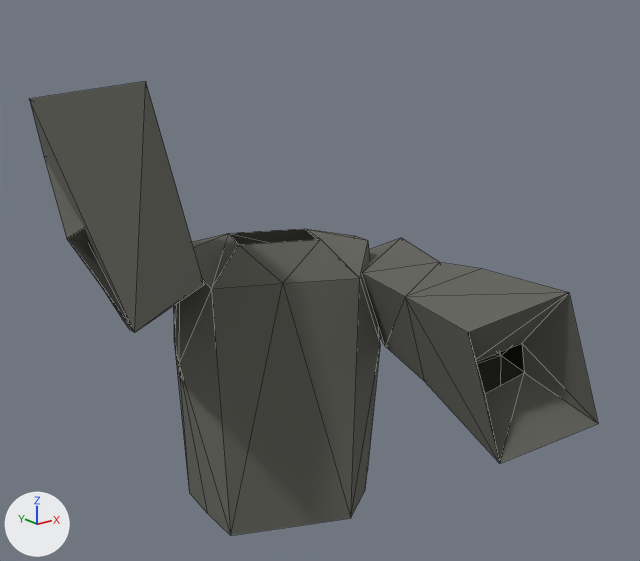
The glTF model models/player_ghostly_robe.glb as it was, and as the next commit left it.
The view is the same before and after, from a camera (50 mm lens) standing at (-86.0, -120.8, 201.0) and looking at (-1.7, -15.5, 158.9). Arrows for +X, +Y and +Z are at lower left; the lights stay in place. The picture after the commit comes second. Both versions are drawn at full value of the shape key '92' of 'Mesh_0'; the numbers are the values there. Mesh edges are drawn as thin lines.
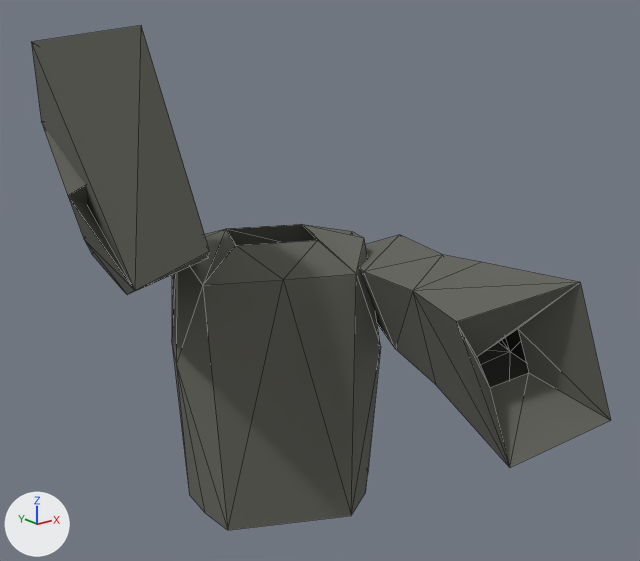
Where the change shows, as pixel boxes (x1, y1, x2, y2) in the pictures (640 x 561 px):
'Mesh_0', reshaped, moved, rescaled (11% taller)
    before: (29, 81, 598, 535)
    after: (31, 26, 611, 530)

What changed in the scene script:
```text
Change me_mesh_0:
    used by ob_mesh_0; location = (-0.5, -22.7, 57.9); scale = (172.0, 172.0, 172.0)
    remove me_mesh_0.from_pydata(...)  # 75 vertices, 116 faces; spans x -0.225..0.188, y -0.185..0.28, z 0.303..0.771
    add me_mesh_0.from_pydata(...)  # 75 vertices, 116 faces; spans x -0.278..0.108, y -0.171..0.284, z 0.267..0.758
    me_mesh_0 part 1: 75 of 75 vertices moved; they spanned x -0.225..0.188, y -0.185..0.28, z 0.303..0.771 and now span x -0.278..0.108, y -0.171..0.284, z 0.267..0.758; mean shift (-0.069, 0.011, -0.032)
Change ob_mesh_0:
    ob_mesh_0.location: (-0.5, -22.7, 57.9) -> (11.3, -26.5, 61.5)
    ob_mesh_0.scale: (172.0, 172.0, 172.0) -> (180.0, 180.0, 180.0)
```
